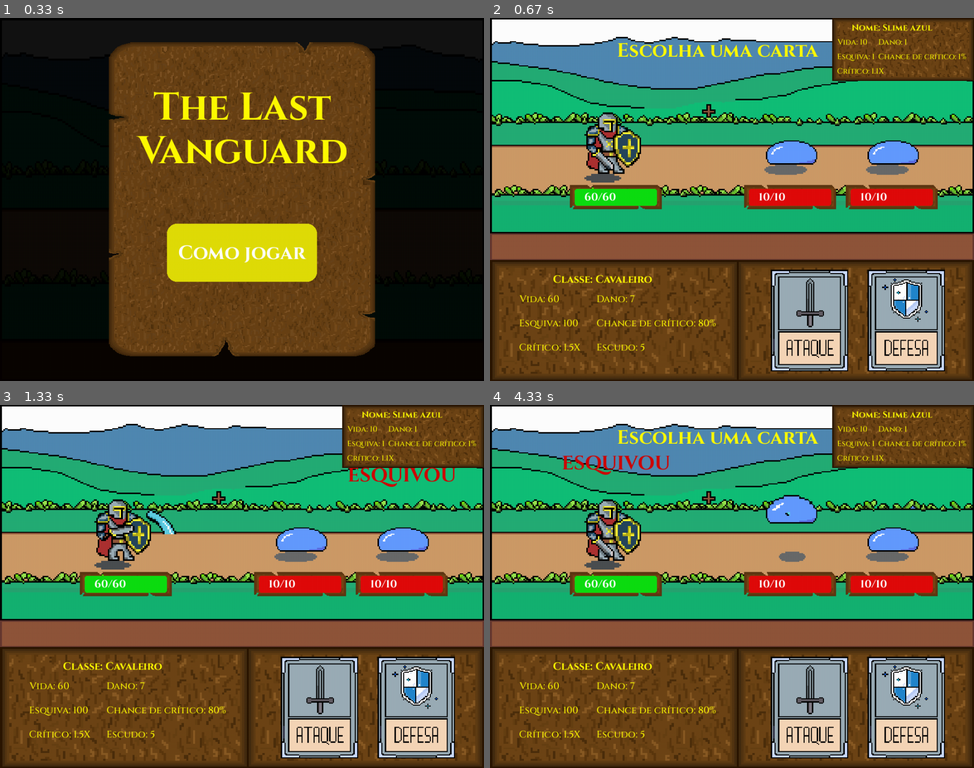
Above: before the commit, frames 1-4 (two rows, left to right).
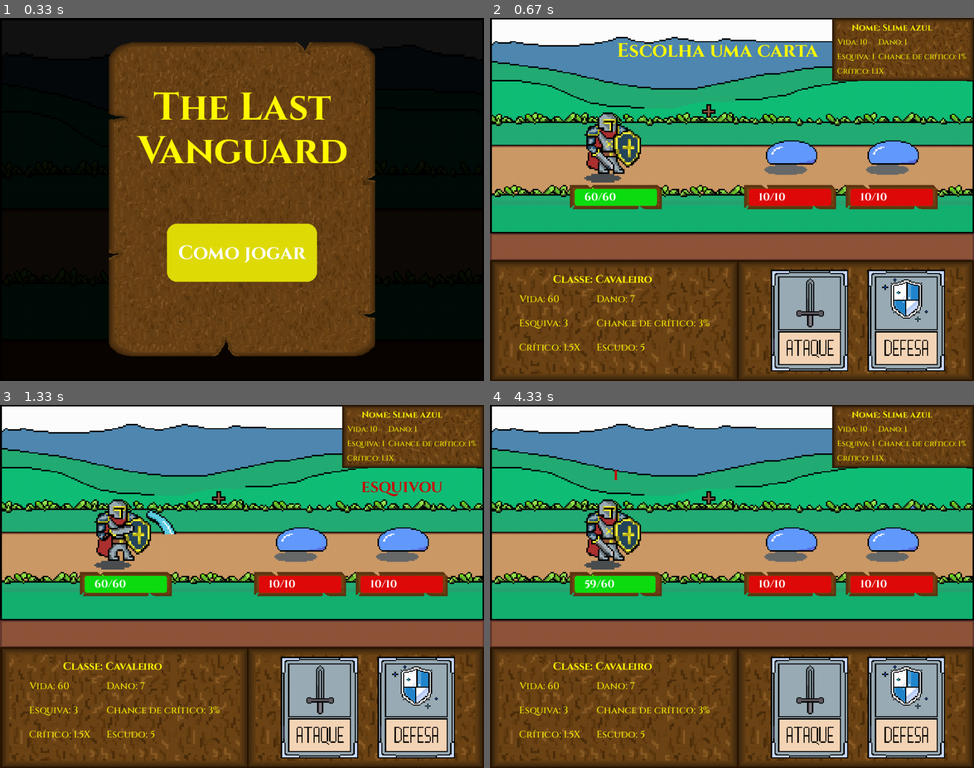
Above: after the commit, the same moments.

Repository: HenrykGabriel/Jogo-de-turno-Pygame
Game: pygame game, started from src/main.py
Two runs of this game, one before a commit and one after it. Both use one fixed random seed, a clock stepped at 60 frames per second and the inputs below.
Inputs (mouse positions are in pixels of both pictures, inside the frame that each line leads up to):
- Up to frame 1 (0.33 s): no input
- Up to frame 2 (0.67 s): click (732, 297) at 0.38 s
- Up to frame 3 (1.33 s): click (290, 666) at 0.72 s; click (401, 532) at 1.05 s
- Up to frame 4 (4.33 s): no input

Frame 1 is identical in both runs. In frame 2, less than 0.1% of the frame differs, in the area x 15-47%, y 82-86%; in frame 3, 0.7%; in frame 4, 2.7%, in the area x 15-68%, y 6-86%.

Commit message:
ajustes na posição e tempo das mensagens do resultado do ataque

Diff:
--- a/src/cavaleiro.py
+++ b/src/cavaleiro.py
@@ -15,11 +15,11 @@
 
         self.dano = 7
 
-        self.chance_critico = 80
+        self.chance_critico = 3
 
         self.critico = 1.5
 
-        self.esquiva = 100
+        self.esquiva = 3
 
         self.escudo = 5
 
--- a/src/combate.py
+++ b/src/combate.py
@@ -7,6 +7,8 @@
         self.jogador = jogador
 
         self.inimigos = inimigos
+
+        # FONTES --------------------------------------------
 
         self.fontes = Fontes()
         self.titulo = self.fontes.titulo
@@ -15,6 +17,8 @@
         self.texto_pequeno = self.fontes.texto_pequeno
         self.texto_normal_bold = self.fontes.texto_normal_bold
         self.texto_pequeno_bold = self.fontes.texto_pequeno_bold
+        self.texto_medio = self.fontes.texto_medio
+        # ---------------------------------------------------
 
         self.turno = "jogador"
 
@@ -62,7 +66,7 @@
 
         self.posicionar_inimigos()
 
-        # ATRIBUTOS
+        # ATRIBUTOS JOGADOR -------------------------------------------
         self.jogador_classe = self.texto_normal_bold.render(f"Classe: {self.jogador.classe}", True, (255, 251, 0))
         self.jogador_classe_rect = self.jogador_classe.get_rect(
                     midleft=(
@@ -130,6 +134,8 @@
                             self.painel_rect.centery
                         ))
 
+        # GERAIS ----------------------------------
+
         self.personagem_acao = None
 
         self.resultado = None
@@ -139,7 +145,9 @@
         self.acao = None
 
         self.indice_inimigo = 0
-
+        # ---------------------------------------
+
+        # MENSAGENS PARA ORIENTAR O JOGADOR -------------------------
         self.escolher_carta = self.texto_maior.render("Escolha uma carta", True, (255, 251, 0))
         self.escolher_carta_rect = self.escolher_carta.get_rect(
                     midtop=(
@@ -192,7 +200,7 @@
 
         if self.turno == "inimigos":
 
-            if pygame.time.get_ticks() - self.tempo_turno >= 1500:
+            if pygame.time.get_ticks() - self.tempo_turno >= 1700:
 
                 if self.indice_inimigo < len(self.inimigos):
                     inimigo = self.inimigos[self.indice_inimigo]
@@ -402,9 +410,9 @@
 
         tempo_atual = pygame.time.get_ticks()
 
-        if tempo_atual - self.tempo_resultado < 1500:
-
-            texto = self.texto_maior.render(
+        if tempo_atual - self.tempo_resultado < 1700:
+
+            texto = self.texto_medio.render(
                 str(self.resultado),
                 True,
                 (207, 6, 6)
@@ -412,7 +420,7 @@
 
             rect = texto.get_rect(
                 center=(personagem.rect.centerx,
-                        personagem.rect.top - 30)
+                        personagem.rect.top - 5)
             )
 
             janela.blit(texto, rect)
--- a/src/fontes.py
+++ b/src/fontes.py
@@ -8,6 +8,8 @@
 
         self.texto_maior = pygame.font.Font(caminho_asset("fonts/Cinzel-Bold.ttf"), 40)
 
+        self.texto_medio = pygame.font.Font(caminho_asset("fonts/Cinzel-Bold.ttf"), 30)
+
         self.texto_normal_bold = pygame.font.Font(caminho_asset("fonts/Cinzel-Bold.ttf"), 22)
 
         self.texto_normal = pygame.font.Font(caminho_asset("fonts/Cinzel-Medium.ttf"), 20)
